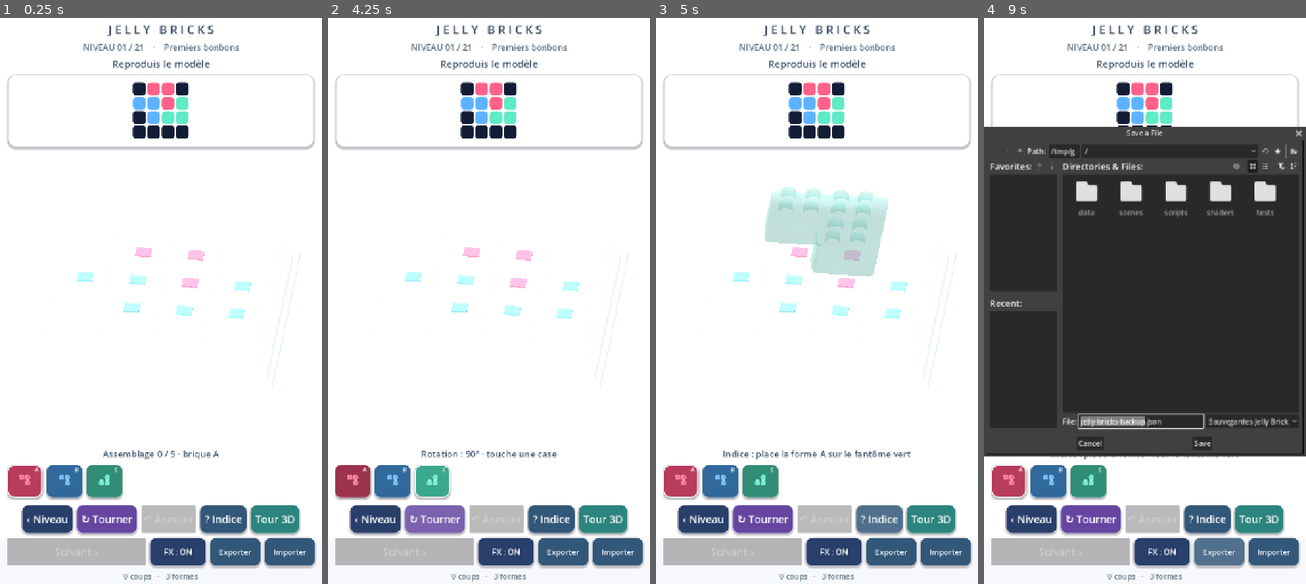
Above: before the commit, frames 1-4 (left to right).
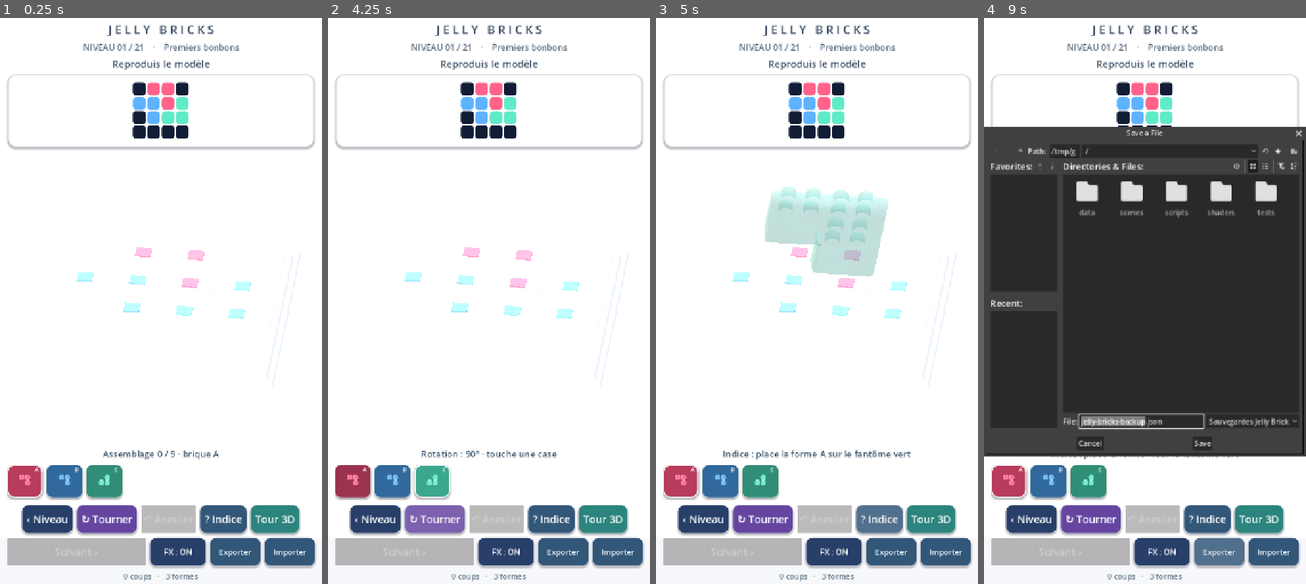
Above: after the commit, the same moments.

Repository: dbrckk/Jelly-bricks
Game: Godot game, scene res://scenes/main.tscn
The game is run twice, just before and just after one commit, with the same random seed, the same clock (stepped at 60 frames per second) and the same inputs.
Inputs (mouse positions are in pixels of both pictures, inside the frame that each line leads up to):
- Up to frame 1 (0.25 s): no input
- Up to frame 2 (4.25 s): click (353, 482) at 0.52 s; click (392, 482) at 1.27 s; click (431, 482) at 2.02 s; click "‹ Niveau" at 2.75 s; click "↻ Tourner" at 3.5 s
- Up to frame 3 (5 s): click "? Indice" at 4.25 s
- Up to frame 4 (9 s): click "Tour 3D" at 5 s; click "↓ Poser" at 5.75 s; click "‹ Puzzles" at 6.5 s; click "FX : ON" at 7.25 s; click "FX : OFF" at 8 s; click "Exporter" at 8.75 s

Frames 1-3 are identical in both runs. In frame 4, 0.8% of the frame differs, in the area x 1-98%, y 22-76%.

Commit message:
render(native): pooled pigmented Jelly light transmission on studio floor
* render(native): mobile-safe dyed jelly light transmission caustic shader

* render(native): single pooled RGB caustic pass grounds all gel bricks without new per-piece draws

* test(godot): bounded colored floor caustics, upper-layer exclusion and exact reset behavior

* test(render): verify three real GPU caustic instance colors and ground heights on Mesa OpenGL

* build(android): Jelly 0.9.26 caustic material release

* docs(native): describe pooled pigmented caustic light transmission and GPU validation

Diff:
--- a/native-godot/scripts/stack_mode.gd
+++ b/native-godot/scripts/stack_mode.gd
@@ -30,6 +30,7 @@
 var brick_nodes: Array[Node3D] = []
 var motion_tweens: Array[Tween] = []
 var contact_material: ShaderMaterial
+var caustic_batch: MultiMeshInstance3D
 var gallery_coat: ShaderMaterial
 var gallery_shadow_material: StandardMaterial3D
 var gallery_shadow_key: DirectionalLight3D
@@ -108,6 +109,24 @@
     scene_root = Node3D.new()
     scene_root.name = "CandyStackStage"
     add_child(scene_root)
+    # Colored transmission from ground-contact jelly: a single shared
+    # MultiMesh for all ground pieces, with per-instance colors. The pool
+    # stays alive when the tower is rebuilt, reset or moved into Gallery.
+    var caustic_instances := MultiMesh.new()
+    caustic_instances.transform_format = MultiMesh.TRANSFORM_3D
+    caustic_instances.use_colors = true
+    var caustic_quad := PlaneMesh.new()
+    caustic_quad.size = Vector2.ONE
+    caustic_instances.mesh = caustic_quad
+    caustic_instances.instance_count = 0
+    caustic_batch = MultiMeshInstance3D.new()
+    caustic_batch.name = "CandyLightTransmission"
+    caustic_batch.multimesh = caustic_instances
+    var caustic_paint := ShaderMaterial.new()
+    caustic_paint.shader = preload("res://shaders/studio_caustics.gdshader")
+    caustic_batch.material_override = caustic_paint
+    caustic_batch.cast_shadow = GeometryInstance3D.SHADOW_CASTING_SETTING_OFF
+    scene_root.add_child(caustic_batch)
     # One real directional shadow pass, hidden outside the Gallery.
     # The gallery shadow casters share existing rounded brick meshes.
     # No rigid body or CPU ray tracing; physically grounded, soft contacts.
@@ -643,6 +662,33 @@
             var paint: ShaderMaterial = node.get_node("GelBody").material_override
             paint.set_shader_parameter("gel_spring", 0.0)
 
+## One draw per studio floor, not one light or shader material per
+## piece. Only ground-contact pieces transmit color onto the white base.
+## UVs stay normalized under nonuniform scaling of each shared plane.
+func _refresh_caustics() -> void:
+    if caustic_batch == null:
+        return
+    var on_ground: Array[Dictionary] = []
+    for entry in bricks:
+        if int(entry["layer"]) == 0:
+            on_ground.append(entry)
+    var batch: MultiMesh = caustic_batch.multimesh
+    batch.instance_count = on_ground.size()
+    for index in range(on_ground.size()):
+        var entry: Dictionary = on_ground[index]
+        var count: int = LENGTHS[int(entry["length"])]
+        var along_col: bool = posmod(int(entry["turns"]), 2) == 0
+        var span_x: float = float(count if along_col else 1)
+        var span_z: float = float(1 if along_col else count)
+        var corner: Vector3 = _world_position(entry)
+        var center := Vector3(corner.x + span_x * .5, -.292,
+            corner.z + span_z * .5)
+        var scale := Basis.IDENTITY.scaled(Vector3(
+            span_x + .68, 1.0, span_z + .68))
+        batch.set_instance_transform(index, Transform3D(scale, center))
+        batch.set_instance_color(index, Color(
+            COLORS[int(entry["color"])]).lerp(Color.WHITE, .12))
+
 func _rebuild() -> void:
     _stop_motion()
     for child in scene_root.get_children():
@@ -656,6 +702,7 @@
         piece.position = _world_position(entry)
         scene_root.add_child(piece)
         brick_nodes.append(piece)
+    _refresh_caustics()
     if photo_mode:
         _set_gallery_coat(true)
     _refresh_preview()
@@ -725,6 +772,7 @@
     _stop_motion()
     bricks.append(entry)
     _rebuild_occupancy()
+    _refresh_caustics()
     var node := _build_piece(entry, false)
     node.position = _world_position(entry) + Vector3(0, .85, 0)
     scene_root.add_child(node)
--- /dev/null
+++ b/native-godot/shaders/studio_caustics.gdshader
@@ -0,0 +1,17 @@
+shader_type spatial;
+render_mode unshaded, blend_mix, depth_draw_never, cull_disabled;
+
+// One pooled MultiMesh projects muted colored transmission below all
+// ground-contact Jelly bricks. UV radial math only: no textures, lights,
+// depth/screen reads, extra physics or per-brick scene nodes.
+void fragment() {
+    vec2 p = (UV - vec2(0.5)) * 2.0;
+    float radius = length(p);
+    float soft_core = 1.0 - smoothstep(0.18, 0.90, radius);
+    float refraction_ring = smoothstep(0.27, 0.43, radius) *
+        (1.0 - smoothstep(0.61, 0.88, radius));
+    ALBEDO = mix(COLOR.rgb, vec3(1.0), 0.17);
+    // Restrained pigmentation: the white packshot stays clean.
+    ALPHA = clamp((soft_core * 0.085 +
+        refraction_ring * 0.135) * COLOR.a, 0.0, 0.22);
+}
--- a/native-godot/tests/capture.gd
+++ b/native-godot/tests/capture.gd
@@ -84,6 +84,28 @@
         game._try_place("A", Vector2i(0, 1))
         game._try_place("B", Vector2i(1, 0))
     frames += 1
+    if frames == 64:
+        # Check the *real Mesa GPU* MultiMesh buffer. Headless Godot tests
+        # cannot reliably read instance transforms/colors on the dummy
+        # RenderingServer, so this must run in the OpenGL visual pipeline.
+        var projection: MultiMesh = game.stack_studio.caustic_batch.multimesh
+        if projection.instance_count != 3:
+            push_error("OpenGL QA: ground Jelly lost its three pooled caustics")
+            quit(1)
+            return false
+        for i in range(3):
+            var expected_color := Color(
+                game.stack_studio.COLORS[[0, 2, 4][i]]).lerp(Color.WHITE, .12)
+            var measured_color: Color = projection.get_instance_color(i)
+            var origin: Vector3 = projection.get_instance_transform(i).origin
+            if origin.y < -.300 or origin.y > -.285 \
+                    or absf(measured_color.r - expected_color.r) > .02 \
+                    or absf(measured_color.g - expected_color.g) > .02 \
+                    or absf(measured_color.b - expected_color.b) > .02:
+                push_error("OpenGL QA: colored studio caustic is not grounded correctly")
+                quit(1)
+                return false
+        print("PASS: Real OpenGL GPU light transmission: 3 pigmented ground instances")
     # Compare the same material in three physical product-camera views.
     if frames != 30 and frames != 65 and frames != 100 \
             and frames != 135 and frames != 145 and frames != 185:
--- a/native-godot/tests/validate.gd
+++ b/native-godot/tests/validate.gd
@@ -38,6 +38,19 @@
         push_error("Stack studio has no first-play sample or real 3D stage")
         quit(1)
         return
+    var caustic: MultiMeshInstance3D = studio.caustic_batch
+    if caustic == null or caustic.name != "CandyLightTransmission" \
+            or caustic.multimesh.instance_count != 3 \
+            or not caustic.multimesh.use_colors \
+            or caustic.multimesh.mesh == null \
+            or not caustic.material_override is ShaderMaterial:
+        push_error("Studio transmission has lost its pooled, colored GPU instances")
+        quit(1)
+        return
+    if studio.get_node("CandyStackStage/CandyLightTransmission") != caustic:
+        push_error("The floor caustic resource is duplicated or detached")
+        quit(1)
+        return
     # The stacking bars now have original rounded single-body geometry,
     # not the previous cell-by-cell square silhouette. Verify every size
     # and horizontal/vertical orientation on the *actual* Godot mesh.
@@ -467,8 +480,8 @@
         quit(1)
         return
     studio._reset()
-    if not studio.bricks.is_empty():
-        push_error("Stack reset did not clear the standalone studio")
+    if not studio.bricks.is_empty() or caustic.multimesh.instance_count != 0:
+        push_error("Stack reset left ghost caustics on the empty floor")
         quit(1)
         return
     studio.selected_cell = Vector2i(2, 2)
@@ -478,10 +491,18 @@
         push_error("First stacked 3D brick was not placed on the plinth")
         quit(1)
         return
+    if caustic.multimesh.instance_count != 1:
+        push_error("Ground Jelly failed to create one colored light pool")
+        quit(1)
+        return
     studio.selected_length = 0
     studio._commit()
     if studio.bricks.size() != 2 or int(studio.bricks[1]["layer"]) != 1:
         push_error("Second brick did not snap onto the first")
+        quit(1)
+        return
+    if caustic.multimesh.instance_count != 1:
+        push_error("Upper Jelly wrongly projected light on the ground")
         quit(1)
         return
     if game.candy_fx.landing_cursor < 2:
Not shown, changed: native-godot/export_presets.cfg
Not shown, changed: native-godot/README.md
